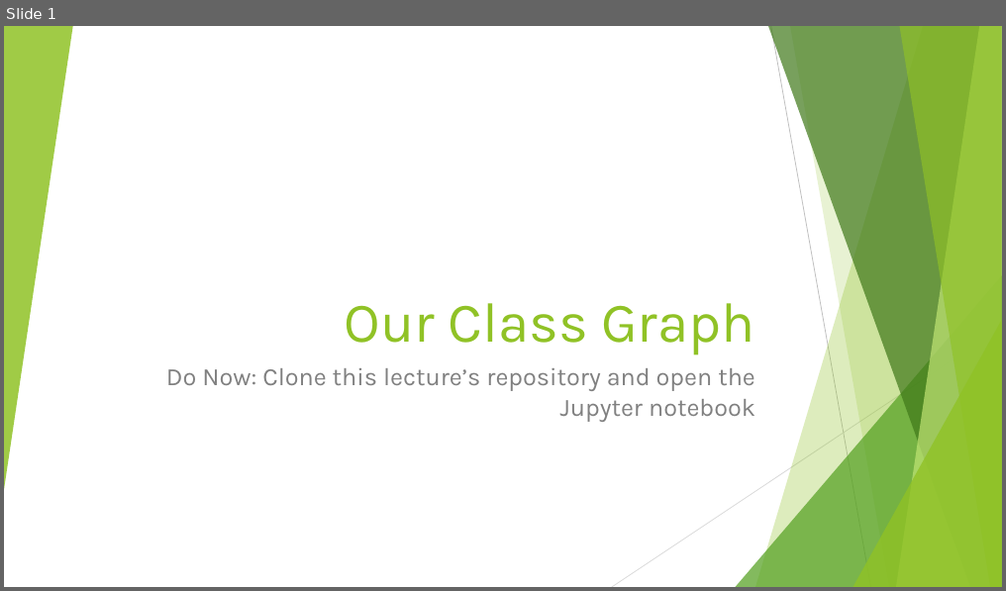
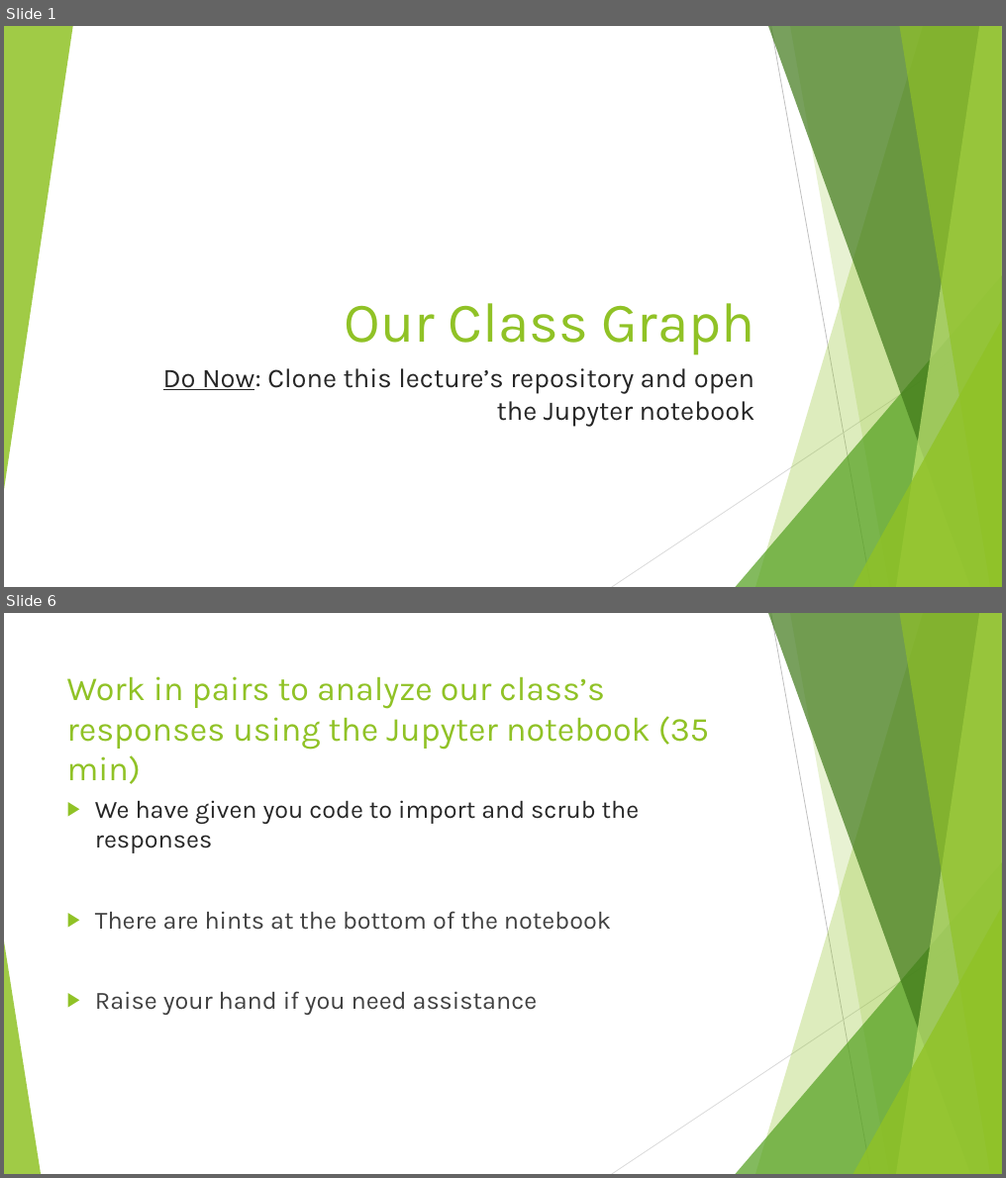
Before and after one commit to DavidBraslow/Our-Class-Graph, a slide deck: Our Class Graph Slides.pptx. Shown one above the other, each under a label of ours: slide 1 before the commit, slides 1 and 6 after it; the slides between them are not shown. The pictures are 1006x591 and 1006x1178 pixels, drawn with LibreOffice and Linux fonts; fonts in the diff are those of the drawing. Boxes give left, top, right and bottom in pixels: in the first picture for what was removed or moved away, otherwise in the second. Text is boxed around its words. In the diff, an @@ line names an element or a change of style, - is before the commit and + after.

```diff
--- a/Our Class Graph Slides.pptx
+++ b/Our Class Graph Slides.pptx
@@ slide 6 added at bbox=[4, 613, 1002, 1174], background #FFFFFF; not listed: 9 template elements that a slide beside it also shows @@
@@ title added at bbox=[67, 676, 709, 784], 32.4 pt, text #90C226 @@
+Work in pairs to analyze our class’s responses using the Jupyter notebook (35 min)
@@ text added at bbox=[95, 800, 640, 1015], 24 pt, text #404040 @@
+▶ We have given you code to import and scrub the responses
+▶ There are hints at the bottom of the notebook
+▶ Raise your hand if you need assistance
@@ triangle added at bbox=[4, 942, 41, 1174], fill #90C226 at 85% opacity @@
@@ slide 1 changed as well @@
@@ subtitle "Do Now: Clone this lecture’s ..." at bbox=[163, 369, 755, 427]: size 24 to 26 pt, text colour #808080 to #262626; underline on in "Do Now:" @@
```
Also in this commit, not shown: 7 other slides added, 2 other files.
